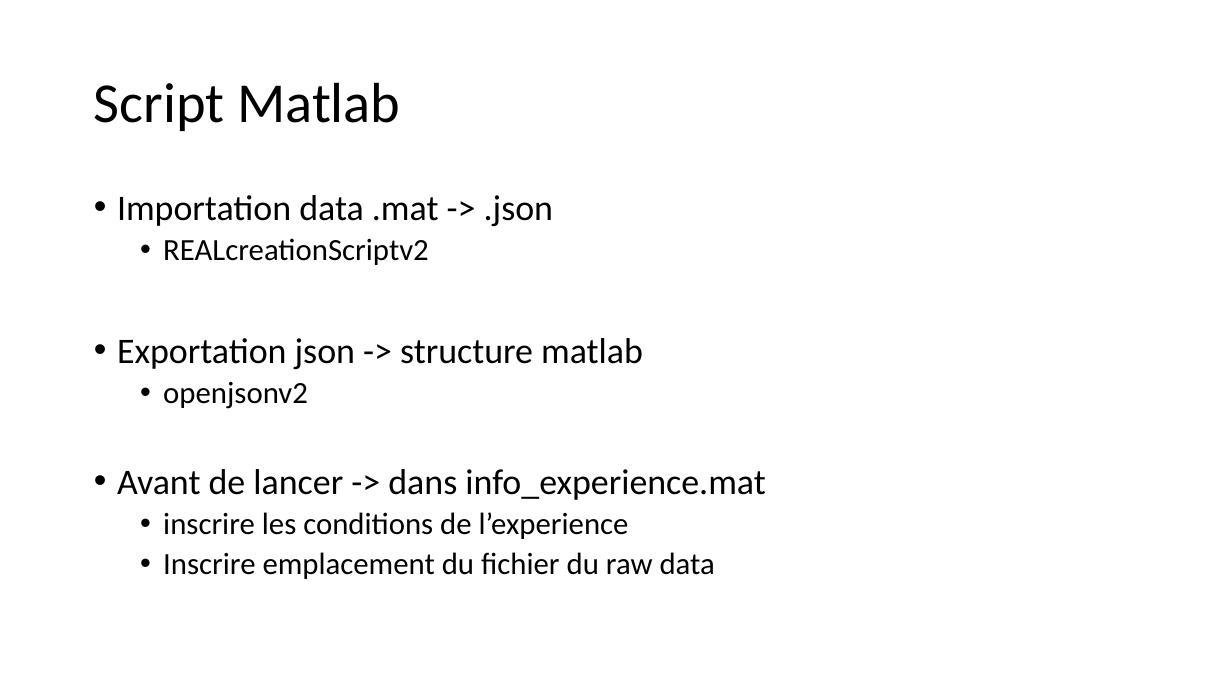
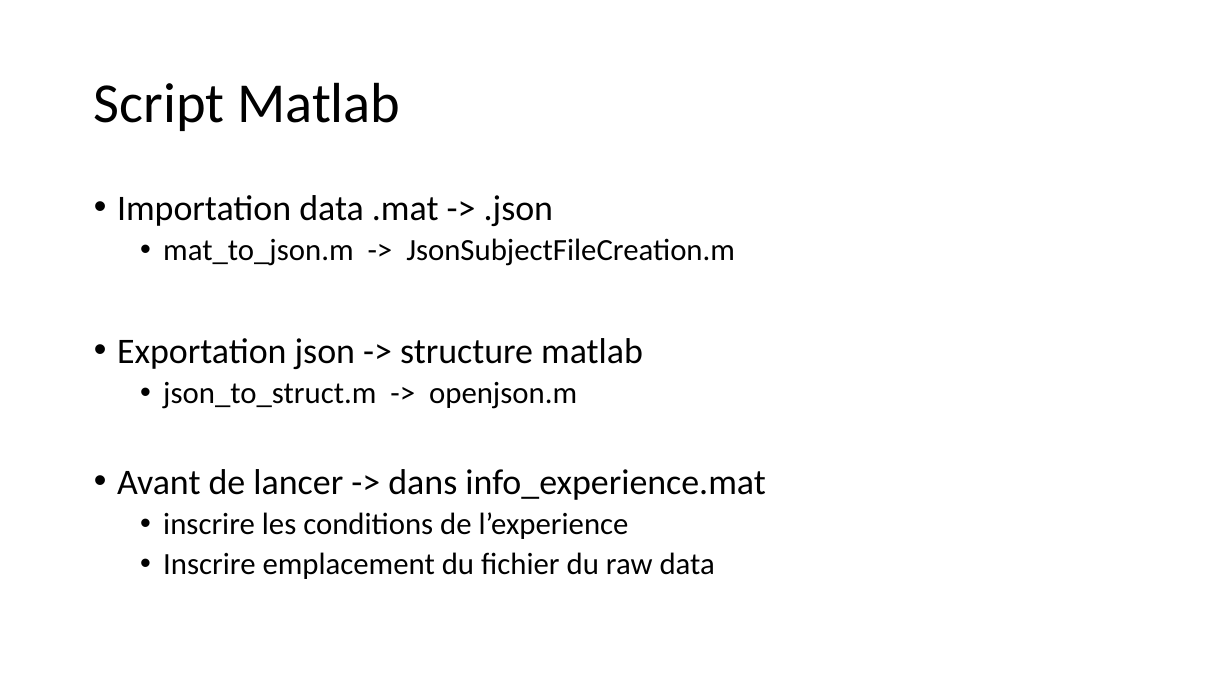
Before and after one commit to GroupeLaboGosselin/ReCorDS, a slide deck: slide 5 of ReCorDS_functions/Records.pptx. Drawn at 1232x693 pixels with LibreOffice and Linux fonts; fonts in the diff are those of the drawing. Boxes give left, top, right and bottom in pixels: in the first picture for what was removed or moved away, otherwise in the second. Text is boxed around its words. In the diff, an @@ line names an element or a change of style, - is before the commit and + after.

```diff
--- a/ReCorDS_functions/Records.pptx
+++ b/ReCorDS_functions/Records.pptx
@@ text at bbox=[163, 238, 735, 266]: text changed @@
-  • REALcreationScriptv2
+  • mat_to_json.m -> JsonSubjectFileCreation.m
@@ text at bbox=[163, 382, 577, 409]: text changed @@
-  • openjsonv2
+  • json_to_struct.m -> openjson.m
```
Also in this commit, not shown: 10 other files.
